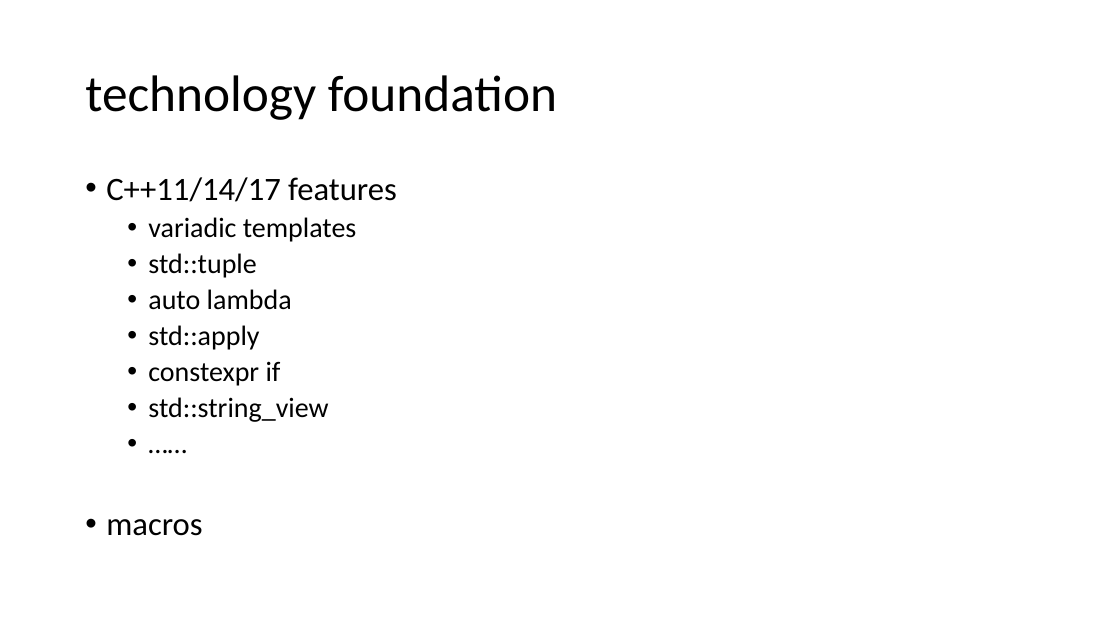
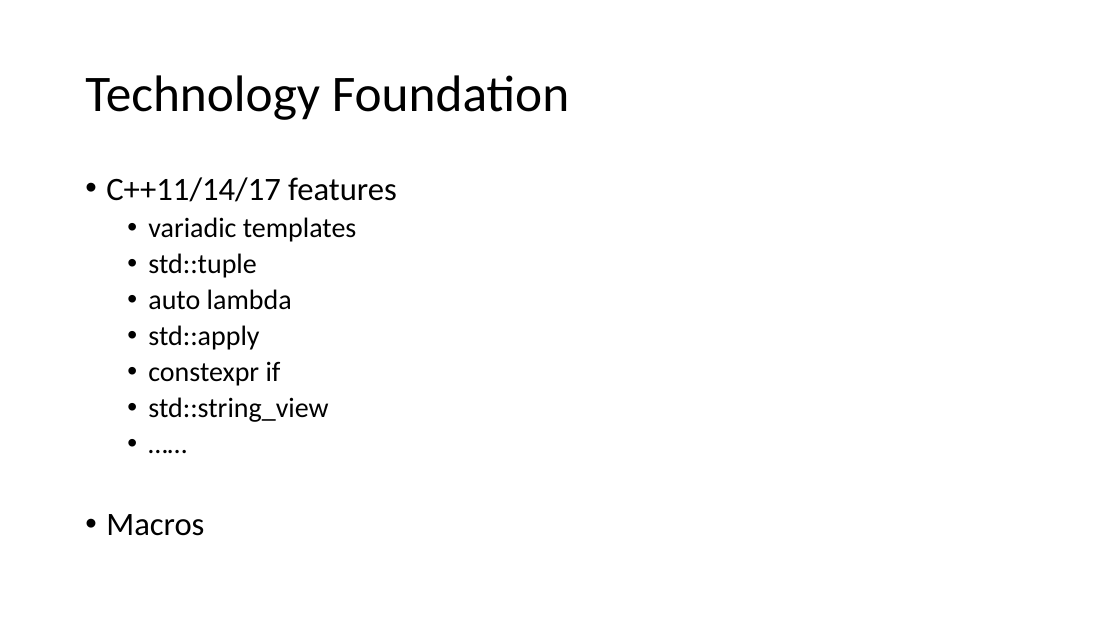
Before and after one commit to qicosmos/cppcon2017, a slide deck: slide 12 of cppcon2017.pptx. Drawn at 1120x630 pixels with LibreOffice and Linux fonts; fonts in the diff are those of the drawing. Boxes give left, top, right and bottom in pixels: in the first picture for what was removed or moved away, otherwise in the second. Text is boxed around its words. In the diff, an @@ line names an element or a change of style, - is before the commit and + after.

```diff
--- a/cppcon2017.pptx
+++ b/cppcon2017.pptx
@@ title at (x1=85, y1=75, x2=569, y2=120): text changed @@
-technology foundation
+Technology Foundation
@@ text at (x1=106, y1=514, x2=204, y2=536): text changed @@
-  • macros
+  • Macros
```
Also in this commit, not shown: 36 other slides changed.
